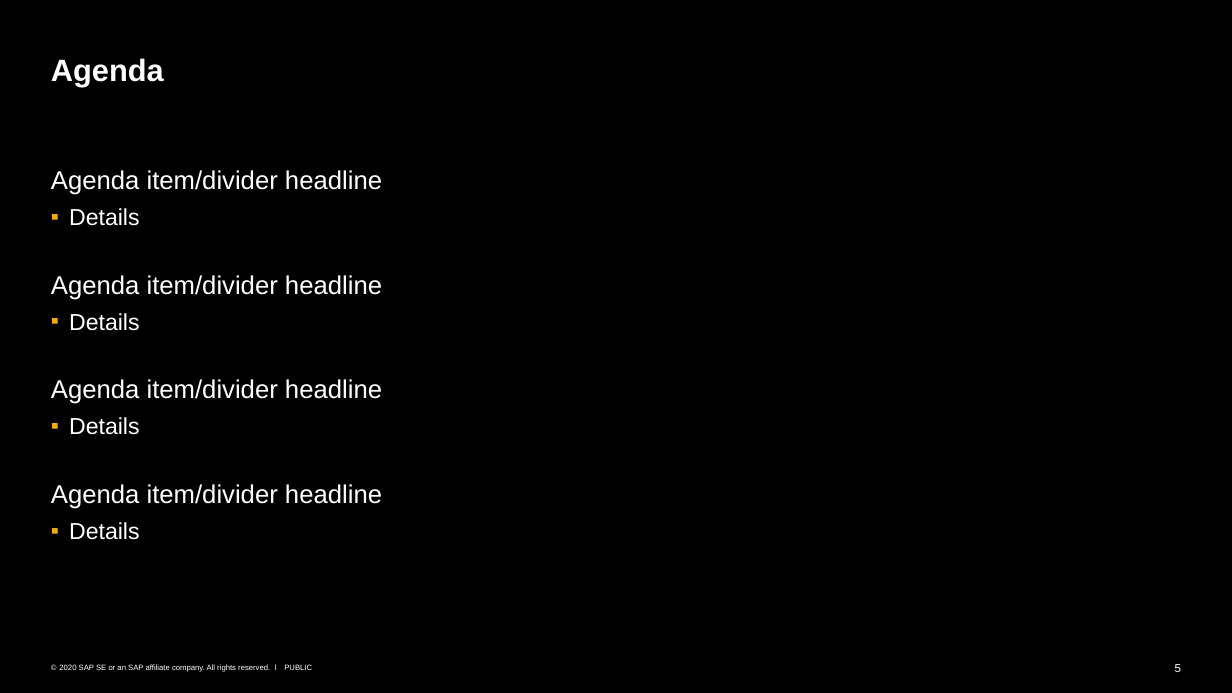
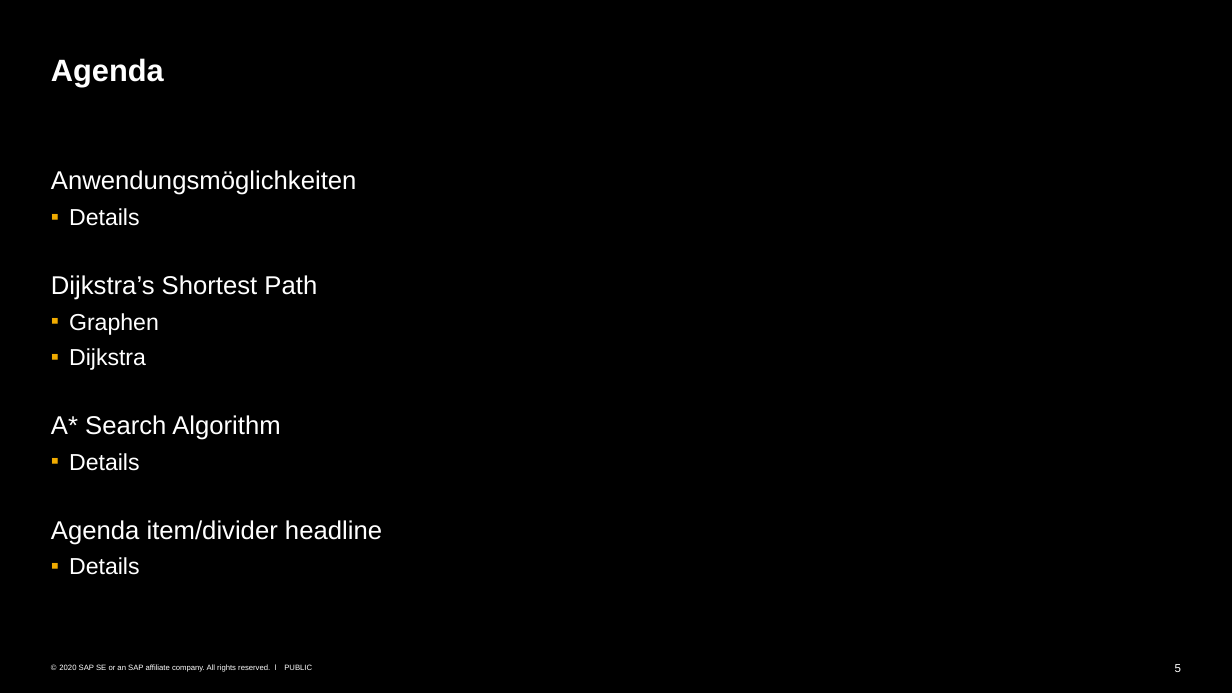
Before and after one commit to Andre-Gilbert/Dijkstra-Shortest-Path, a slide deck: slide 5 of docs/ALG_7_Graphen_Dijkstra.pptx. Drawn at 1232x693 pixels with LibreOffice and Linux fonts; fonts in the diff are those of the drawing. Boxes give left, top, right and bottom in pixels: in the first picture for what was removed or moved away, otherwise in the second. Text is boxed around its words. In the diff, an @@ line names an element or a change of style, - is before the commit and + after.

Commit message:
updated PPT, Documentation

```diff
--- a/docs/ALG_7_Graphen_Dijkstra.pptx
+++ b/docs/ALG_7_Graphen_Dijkstra.pptx
@@ text at <box>51,170,357,440</box>: text changed @@
-Agenda item/divider headline
+Anwendungsmöglichkeiten
+  ▪ Details
+Dijkstra’s Shortest Path
+  ▪ Graphen
+  ▪ Dijkstra
+A* Search Algorithm
@@ text at <box>51,379,382,540</box>: paragraphs removed @@
-Agenda item/divider headline
-  ▪ Details
-Agenda item/divider headline
-  ▪ Details
```
Also in this commit, not shown: 1 other file.
